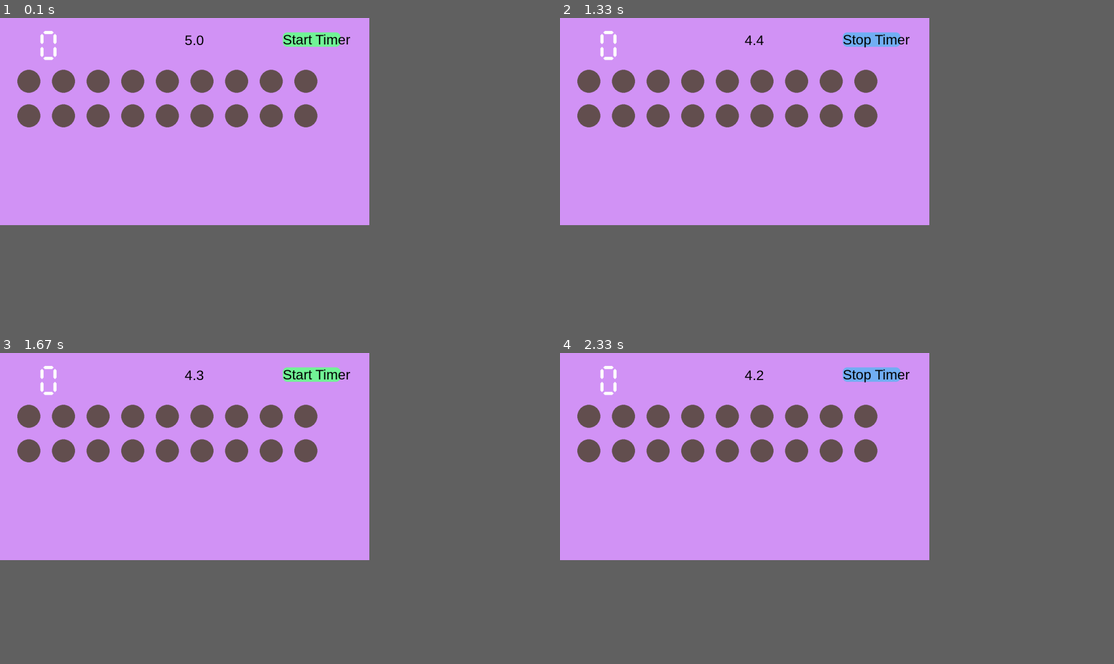
Above: before the commit, frames 1-4 (two rows, left to right).
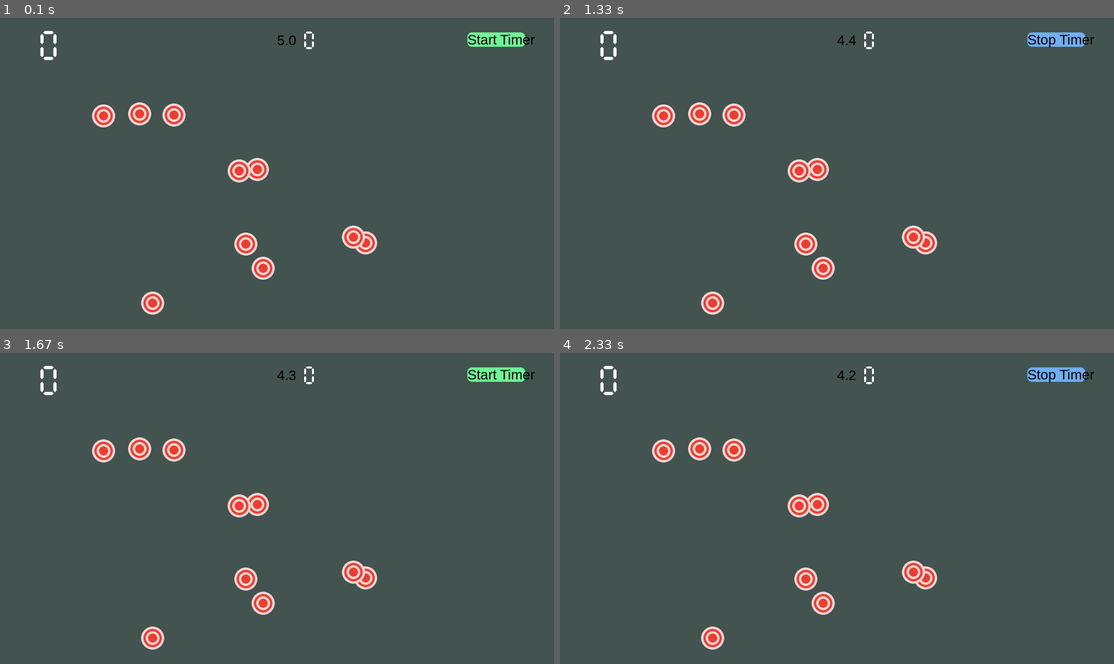
Above: after the commit, the same moments.

Repository: cjpalmer330/pygametest
Game: pygame game, started from main.py
Two runs of this game, one before a commit and one after it. Both use one fixed random seed, a clock stepped at 60 frames per second and the inputs below.
Inputs:
- Up to frame 1 (0.1 s): no input
- Up to frame 2 (1.33 s): click "Start Timer" at 0.38 s; click "Stop Timer" at 0.72 s; click "Start Timer" at 1.05 s
- Up to frame 3 (1.67 s): click "Stop Timer" at 1.38 s
- Up to frame 4 (2.33 s): click "Start Timer" at 2.22 s
In our replay, the window is 600x337 before the commit and 900x506 after it. These sizes can differ from the game's own. Grey fills any space a smaller window leaves; there, only what the larger window draws over its background counts as a difference.

The runs differ from the first frame. In frame 1, 46% of the frame differs, in the area x 0-97%, y 0-96%; in frame 2, 46%; in frame 3, 46%; in frame 4, 46%.

Commit message:
aim clicker game with a highscore tracker

Diff:
--- a/main.py
+++ b/main.py
@@ -1,124 +1,137 @@
-import os
+from random import random
 import pygame
 from sevenSegment import sevenSegment
-import math
-
-# pygame setup
-pygame.init()
-screen = pygame.display.set_mode((1280, 720))
-clock = pygame.time.Clock()
-running = True
-targets = []
+from target import target
 
 
-# 0 is false 1 true
-
-class target:
-    def __init__(self, inputX, inputY, inputRadius, inputColor):
-        self.centerY = inputY
-        self.radius = inputRadius
-        self.centerX = inputX
-        self.targetColor = inputColor
-        self.hit = 0
-
-
-targetIsHit = []
-i = 0
-while i < 18:
-    targetIsHit.append(0)
-    i += 1
-
-# creating the targets
-targetX, targetY, targetRadius = 100, 100, 40
-i = 0
-while i < targetIsHit.__len__():
-    # getting x and y values
-    if (i % 9) != 0:
-        targetX += 120
-    else:
-        targetX = 100
-        targetY += 120
-
-    # create target and add to the array
-    tempTarget = target(targetX, targetY, targetRadius, (100, 80, 80))
-    targets.append(tempTarget)
-    i += 1
-
-# drawing
-timeBeforeReset = 5 * 60  # 60 is fps
-font = pygame.font.SysFont('Helvetica', 48)
-pushedStart, targetCount = 0, 0
-startGreen = '#73f598'
+# declaring globals
+startGreen, stopBlue, backgroundColor = '#73f598', '#73b0f5', '#445552'
 startText = "Start Timer"
 startRectColor = startGreen
 
-# game run
-while running:
-    screen.fill('#d394f7')
+# target creation method
+def createTarget(targets, targetRadius):
+    # getting x and y values
+    targetX = random() * (1920 - 150) + (75 + targetRadius)
+    targetY = random() * (1080 - 100 - 150) + (150 + targetRadius)
+    # create target and add to the array
+    # list of target objects
 
-    # start timer
-    startRect = pygame.Rect(screen.get_width() - 300, 50, 200, 50)
-    pygame.draw.rect(screen, startRectColor, startRect, 0 , 15)
+    targets.append(target(targetX, targetY, targetRadius, '#f7d9d7', '#eb4034'))
 
-    # timer
-    if pushedStart:
-        timeBeforeReset -= 1
-        if timeBeforeReset == 0:
-            for target in targets:
-                target.targetColor = (100, 80, 80)
-            timeBeforeReset = 5 * 60
-            targetCount = 0
 
-    # display tenths of a second
-    displayTimer = float(timeBeforeReset / 60)
-    timerSurface = font.render(str("%.1f" % displayTimer), True, (0, 0, 0))
-    screen.blit(timerSurface, (screen.get_width() / 2, 50))
+class main:
+    # pygame setup
+    pygame.init()
+    screen = pygame.display.set_mode((1920, 1080))
+    clock = pygame.time.Clock()
+    running = True
+    targets = []
 
-    # drawing targets
-    for target in targets:
-        pygame.draw.circle(screen, target.targetColor, (target.centerX, target.centerY), target.radius)
-    # poll for events
-    # pygame.QUIT event means the user clicked X to close your window
-    for event in pygame.event.get():
-        if event.type == pygame.QUIT:
-            running = False
-        elif event.type == pygame.MOUSEBUTTONDOWN:
-            mouseX, mouseY = pygame.mouse.get_pos()
-            # start and stop timer, change color to indicate
-            if ((startRect.x < mouseX < startRect.x + startRect.w) and
-                    (startRect.y < mouseY < startRect.y + startRect.h)):
-                print("inside the button")
-                if startRectColor == startGreen:
-                    startRectColor = '#73b0f5'
-                    startText = "Stop Timer"
-                    pushedStart = 1
-                else:
-                    startRectColor = startGreen
-                    startText = "Start Timer"
-                    pushedStart = 0
+    # 0 is false 1 true
+    # initial target loading
+    targetRadius = 40
+    i = 0
+    while i < 10:
+        createTarget(targets, targetRadius)
+        i += 1
 
-            print(mouseX, mouseY, startRect.x, startRect.w, startRect.y, startRect.h, running)
-            # change target color on click
-            for target in targets:
-                if ((target.centerX - mouseX) ** 2 + (target.centerY - mouseY) ** 2) < target.radius ** 2:
-                    if(target.hit == 1): break
-                    target.hit = 1
-                    target.targetColor = '#5c0323'
-                    targetCount += 1
-                    break
+    # drawing
+    timeLength = 5
+    timeBeforeReset = timeLength * 60  # 60 is fps
+    font = pygame.font.SysFont('Helvetica', 48)
+    pushedStart, targetCount, highScore = 0, 0, 0
 
-    # on click we check if the position is within one of the target
-    # if we are within the target set that target to 1 == hit, and change color
-    # print the start / stop text
-    startSurface = font.render(startText, True, (0, 0, 0))
-    screen.blit(startSurface, (screen.get_width() - 300, 48))
 
-    # testing segment
-    testingSegment = sevenSegment(targetCount, 10, '#FFFFFF', '#333333', 150, 50, screen)
-    # testingSegment.drawHorizontalSegment('#FFFFFF', 150, 150)
-    # flip() the display to put your work on screen
-    pygame.display.flip()
+    # stop Timer
+    def stopTimer():
+        global startRectColor
+        startRectColor = '#73f598'
+        global startText
+        startText = "Start Timer"
 
-    clock.tick(60)  # limits FPS to 60
+    def startTimer():
+        print("inside start")
+        global startRectColor
+        global startText
+        startRectColor = '#73b0f5'
+        startText = "Stop Timer"
 
-pygame.quit()
+    while running:
+        screen.fill(backgroundColor)
+
+        # start timer
+        startRect = pygame.Rect(screen.get_width() - 300, 50, 200, 50)
+        pygame.draw.rect(screen, startRectColor, startRect, 0, 15)
+
+        # timer
+        if pushedStart:
+            timeBeforeReset -= 1
+            # timer finished
+            if timeBeforeReset == 0:
+                timeBeforeReset = timeLength * 60  # 60 fps
+                highScore = targetCount
+                targetCount = 0
+                pushedStart = 0
+                stopTimer()
+
+
+        # display highscore
+        sevenSegment(highScore, 6, '#FFFFFF', (screen.get_width() / 2 + 100), 50, screen)
+
+        # display timer
+        displayTimer = float(timeBeforeReset / 60)
+        timerSurface = font.render(str("%.1f" % displayTimer), True, (0, 0, 0))
+        screen.blit(timerSurface, (screen.get_width() / 2, 50))
+
+        # drawing all targets
+        for target in targets:
+            pygame.draw.circle(screen, target.targetColor, (target.centerX, target.centerY), target.radius)
+            pygame.draw.circle(screen, target.secondColor, (target.centerX, target.centerY), target.radius * 0.8)
+            pygame.draw.circle(screen, target.targetColor, (target.centerX, target.centerY), target.radius * 0.6)
+            pygame.draw.circle(screen, target.secondColor, (target.centerX, target.centerY), target.radius * 0.4)
+
+        # checking for click on the start/stop button and on each target
+        for event in pygame.event.get():
+            if event.type == pygame.QUIT:
+                running = False
+            elif event.type == pygame.MOUSEBUTTONDOWN:
+                mouseX, mouseY = pygame.mouse.get_pos()
+                # start and stop timer, change color to indicate
+                if ((startRect.x < mouseX < startRect.x + startRect.w) and
+                        (startRect.y < mouseY < startRect.y + startRect.h)):
+                    print("inside the button")
+                    if pushedStart == 0:
+                        pushedStart = 1
+                        print("calling start")
+                        startTimer()
+                    else:
+                        pushedStart = 0
+                        print("calling stop")
+                        stopTimer()
+
+                # change target color on click
+                for targetToCheck in targets:
+                    if ((targetToCheck.centerX - mouseX) ** 2 + (
+                            targetToCheck.centerY - mouseY) ** 2) < targetToCheck.radius ** 2 and pushedStart:
+                        createTarget(targets, targetRadius)
+
+                        # removing hit target
+                        targets.remove(targetToCheck)
+
+                        # increment highscore
+                        targetCount += 1
+                        break
+
+        # print the start / stop text
+        startSurface = font.render(startText, True, (0, 0, 0))
+        screen.blit(startSurface, (screen.get_width() - 300, 48))
+
+        # Score counter
+        sevenSegment(targetCount, 10, '#FFFFFF', 150, 50, screen)
+        # flip() the display to put your work on screen
+        pygame.display.flip()
+
+        clock.tick(60)  # limits FPS to 60
+
+    pygame.quit()
--- a/sevenSegment.py
+++ b/sevenSegment.py
@@ -4,20 +4,26 @@
 class sevenSegment:
     segments = [0, 0, 0, 0, 0, 0, 0]
 
-    def __init__(self, inputNum, inputSize, activateColor, deactivateColor, posX, posY, inputScreen):
-        self.number = inputNum
+    def __init__(self, inputNum, inputSize, activateColor, posX, posY, inputScreen):
+        self.number = str(inputNum)
         self.activeColor = activateColor
-        self.deactiveColor = deactivateColor
         self.sizeFactor = inputSize
         self.posX = posX
         self.posY = posY
         self.screen = inputScreen
-        self.calcNum()
+        # call the draw function for each digit in the number
+        numDigits = len(self.number)
+        while numDigits > 0:
+            numDigits -= 1
+            self.calcNum(int(self.number[numDigits]), numDigits)
         # position is the top left corner of the segment. all positions realtive to that point.
 
     # calculating for the input num value
 
-    def calcNum(self):
+    def calcNum(self, num, digitNum):
+        digitSpace = self.sizeFactor * digitNum * 7
+        barFactor = 3.5 * self.sizeFactor
+        gapSize = self.sizeFactor / 2
         """
             |---0---|
             5       1
@@ -26,25 +32,25 @@
             |---3---|
         """
         # determining which segments to show
-        if self.number == 0:
+        if num == 0:
             self.segments = [1, 1, 1, 1, 1, 1, 0]
-        elif self.number == 1:
+        elif num == 1:
             self.segments = [0, 1, 1, 0, 0, 0, 0]
-        elif self.number == 2:
+        elif num == 2:
             self.segments = [1, 1, 0, 1, 1, 0, 1]
-        elif self.number == 3:
+        elif num == 3:
             self.segments = [1, 1, 1, 1, 0, 0, 1]
-        elif self.number == 4:
+        elif num == 4:
             self.segments = [0, 1, 1, 0, 0, 1, 1]
-        elif self.number == 5:
+        elif num == 5:
             self.segments = [1, 0, 1, 1, 0, 1, 1]
-        elif self.number == 6:
+        elif num == 6:
             self.segments = [1, 0, 1, 1, 1, 1, 1]
-        elif self.number == 7:
+        elif num == 7:
             self.segments = [1, 1, 1, 0, 0, 0, 0]
-        elif self.number == 8:
+        elif num == 8:
             self.segments = [1, 1, 1, 1, 1, 1, 1]
-        elif self.number == 9:
+        elif num == 9:
             self.segments = [1, 1, 1, 1, 0, 1, 1]
         else:
             self.segments = [1, 1, 1, 1, 1, 1, 0]
@@ -52,30 +58,31 @@
         # drawing the segments
         # top bar
         if self.segments[0] == 1:
-            self.drawHorizontalSegment(self.activeColor, self.posX, self.posY)
+            self.drawHorizontalSegment(self.activeColor, self.posX + digitSpace, self.posY)
         # top right
         if self.segments[1] == 1:
-            self.drawVerticalSegment(self.activeColor, self.posX + 3.5 * self.sizeFactor + 5, self.posY + 5)
+            self.drawVerticalSegment(self.activeColor, self.posX + barFactor + gapSize + digitSpace, self.posY + gapSize)
         # bottom right
         if self.segments[2] == 1:
-            self.drawVerticalSegment(self.activeColor, self.posX + 3.5 * self.sizeFactor + 5, self.posY + 3.5*self.sizeFactor + 15)
+            self.drawVerticalSegment(self.activeColor, self.posX + barFactor + gapSize + digitSpace,
+                                     self.posY + barFactor + 3 * gapSize)
         # bottom bar
         if self.segments[3] == 1:
-            self.drawHorizontalSegment(self.activeColor, self.posX, self.posY + 7 * self.sizeFactor + 20)
+            self.drawHorizontalSegment(self.activeColor, self.posX + digitSpace, self.posY + 2 * barFactor + 4 * gapSize)
         # bottom left
         if self.segments[4] == 1:
-            self.drawVerticalSegment(self.activeColor,  self.posX - 5, self.posY + 3.5*self.sizeFactor + 15)
+            self.drawVerticalSegment(self.activeColor, self.posX - gapSize + digitSpace, self.posY + barFactor + 3 * gapSize)
         # top left
         if self.segments[5] == 1:
-            self.drawVerticalSegment(self.activeColor, self.posX - 5, self.posY + 5)
+            self.drawVerticalSegment(self.activeColor, self.posX - gapSize + digitSpace, self.posY + gapSize)
         # middle bar
         if self.segments[6] == 1:
-            self.drawHorizontalSegment(self.activeColor, self.posX, self.posY + 3.5 * self.sizeFactor + 10)
+            self.drawHorizontalSegment(self.activeColor, self.posX + digitSpace, self.posY + barFactor + 2 * gapSize)
 
     def drawHorizontalSegment(self, color, inputX, inputY):
         pygame.draw.polygon(self.screen, color, [
             (inputX, inputY),
-            #sqrt3 / 2 = 0.866, sqrt2 /2  = 0.707
+            # sqrt3 / 2 = 0.866, sqrt2 /2  = 0.707
             (inputX + 0.5 * self.sizeFactor, inputY + self.sizeFactor * 0.5),
             (inputX + 0.5 * self.sizeFactor + 2.5 * self.sizeFactor, inputY + self.sizeFactor * 0.5),
             (inputX + 2 * 0.5 * self.sizeFactor + 2.5 * self.sizeFactor, inputY),
--- /dev/null
+++ b/target.py
@@ -0,0 +1,7 @@
+class target:
+    def __init__(self, inputX, inputY, inputRadius, inputColor, inputSecondColor):
+        self.centerY = inputY
+        self.radius = inputRadius
+        self.centerX = inputX
+        self.targetColor = inputColor
+        self.secondColor = inputSecondColor
Not shown, changed: .gitignore
